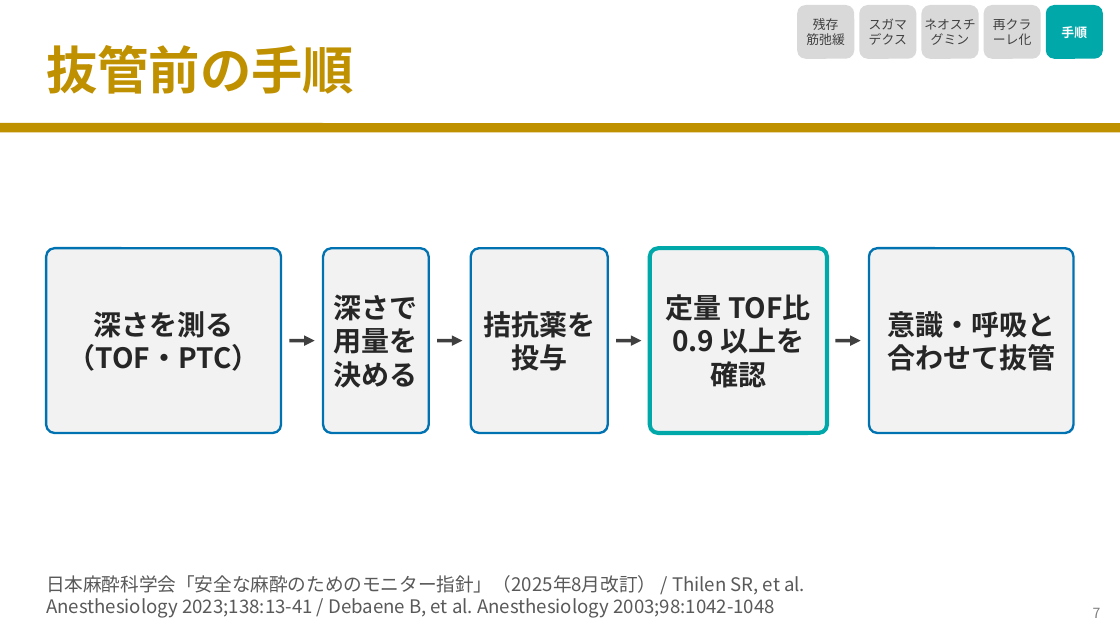
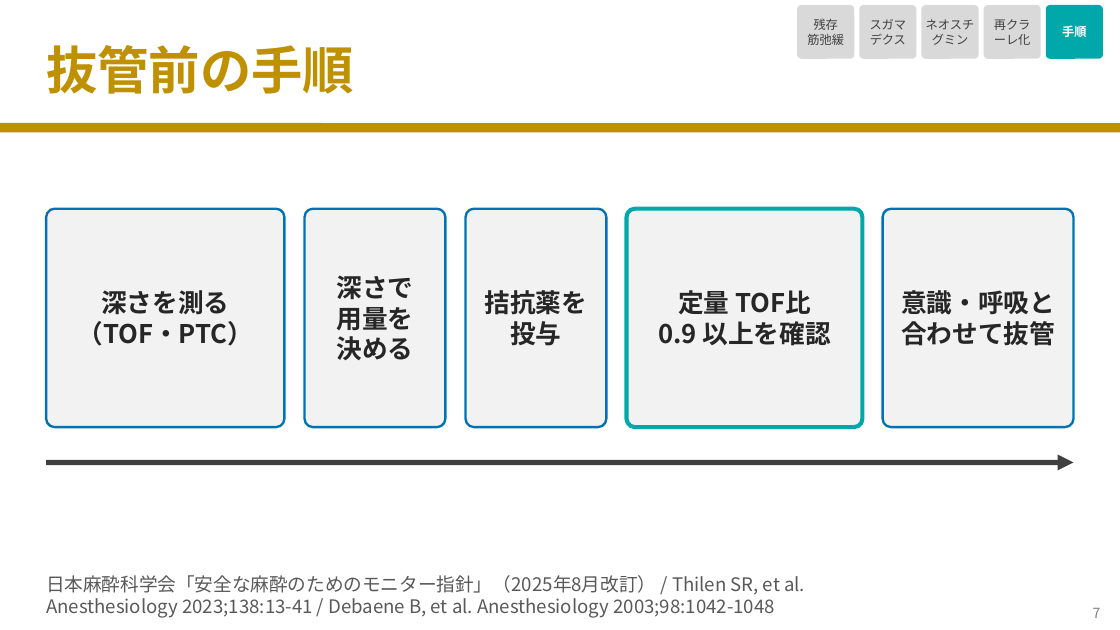
Before and after one commit to nobumitsu-3141/Anes-lecture, a slide deck: slide 8 of slides/3-6_reversal_residual_block/3-6_reversal_residual_block.pptx. Drawn at 1120x630 pixels with LibreOffice and Linux fonts; fonts in the diff are those of the drawing. Boxes give left, top, right and bottom in pixels: in the first picture for what was removed or moved away, otherwise in the second. Text is boxed around its words. In the diff, an @@ line names an element or a change of style, - is before the commit and + after.

```diff
--- a/slides/3-6_reversal_residual_block/3-6_reversal_residual_block.pptx
+++ b/slides/3-6_reversal_residual_block/3-6_reversal_residual_block.pptx
@@ size 11 to 10.5 pt; proportions changed in 5 elements at [797, 5, 854, 59], [860, 5, 917, 59], [922, 5, 979, 59], [984, 5, 1041, 59], [1046, 5, 1103, 59] @@
@@ rounded rectangle "深さを測る": place and size @@
-rounded rectangle "深さを測る" at [46, 249, 281, 434]
+rounded rectangle "深さを測る" at [46, 208, 285, 427]
@@ size 24 to 22 pt; proportions changed in 4 elements at [46, 208, 285, 427], [465, 208, 607, 427], [883, 208, 1074, 427], [305, 208, 446, 427] @@
@@ rounded rectangle "深さで": place and size @@
-rounded rectangle "深さで" at [323, 249, 429, 434]
+rounded rectangle "深さで" at [305, 208, 446, 427]
@@ rounded rectangle "拮抗薬を": place and size @@
-rounded rectangle "拮抗薬を" at [471, 249, 607, 434]
+rounded rectangle "拮抗薬を" at [465, 208, 607, 427]
@@ rounded rectangle "定量 TOF比": place and size @@
-rounded rectangle "定量 TOF比" at [649, 249, 827, 434]
+rounded rectangle "定量 TOF比" at [627, 208, 863, 427]
@@ rounded rectangle "定量 TOF比" at [627, 208, 863, 427]: proportions changed @@
@@ rounded rectangle "意識・呼吸と": place and size @@
-rounded rectangle "意識・呼吸と" at [870, 249, 1074, 434]
+rounded rectangle "意識・呼吸と" at [883, 208, 1074, 427]
@@ text in rounded rectangle at [678, 290, 811, 314]: size 24 to 22 pt in "定量 TOF比" @@
@@ text in rounded rectangle at [658, 321, 831, 346]: text changed; size 24 to 22 pt @@
-0.9 以上を
-確認
+0.9 以上を確認
@@ arrow removed from (290, 340) to (315, 340) @@
@@ arrow removed from (437, 340) to (462, 340) @@
@@ arrow removed from (616, 340) to (641, 340) @@
@@ arrow removed from (836, 340) to (861, 340) @@
@@ arrow added from (46, 462) to (1074, 462), #404040 4.5 pt @@
```
Also in this commit, not shown: 8 other slides changed, 7 other files.
